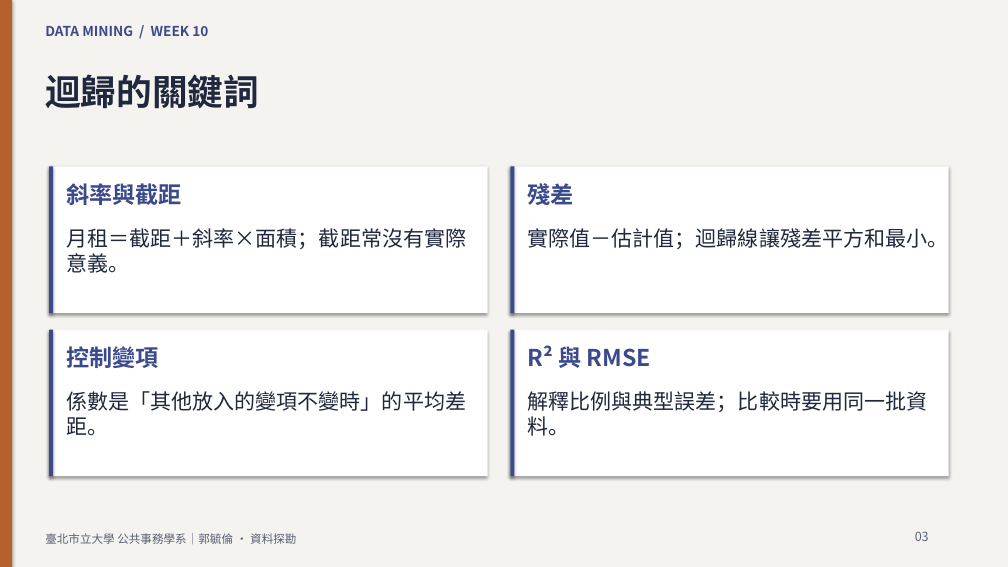
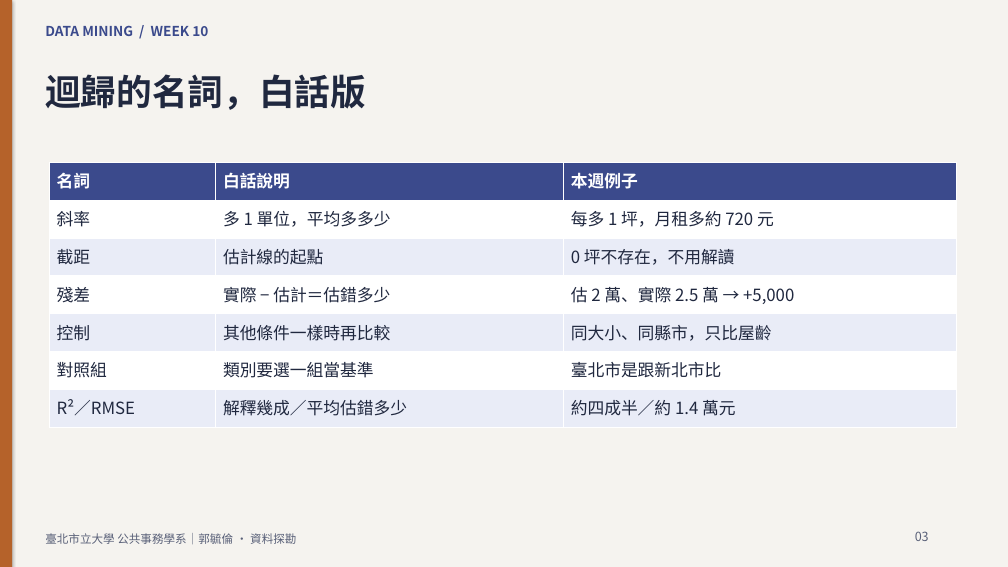
Before and after one commit to knut921/datamining-course, a slide deck: slide 3 of assets/slides/week10.pptx. Drawn at 1008x567 pixels with LibreOffice and Linux fonts; fonts in the diff are those of the drawing. Boxes give left, top, right and bottom in pixels: in the first picture for what was removed or moved away, otherwise in the second. Text is boxed around its words. In the diff, an @@ line names an element or a change of style, - is before the commit and + after.

```diff
--- a/assets/slides/week10.pptx
+++ b/assets/slides/week10.pptx
@@ text at bbox=[45, 74, 366, 110]: text changed @@
-迴歸的關鍵詞
+迴歸的名詞，白話版
@@ rectangle removed at bbox=[49, 166, 488, 313] @@
@@ rectangle removed at bbox=[49, 166, 54, 313] @@
@@ table added at bbox=[49, 163, 957, 427], 7 rows, 3 columns @@
+名詞 | 白話說明 | 本週例子
+斜率 | 多 1 單位，平均多多少 | 每多 1 坪，月租多約 720 元
+截距 | 估計線的起點 | 0 坪不存在，不用解讀
+殘差 | 實際 − 估計＝估錯多少 | 估 2 萬、實際 2.5 萬 → +5,000
+控制 | 其他條件一樣時再比較 | 同大小、同縣市，只比屋齡
+對照組 | 類別要選一組當基準 | 臺北市是跟新北市比
+R²／RMSE | 解釋幾成／平均估錯多少 | 約四成半／約 1.4 萬元
@@ rectangle removed at bbox=[510, 166, 949, 313] @@
@@ rectangle removed at bbox=[510, 166, 515, 313] @@
@@ text removed at bbox=[66, 183, 181, 205] @@
-斜率與截距
@@ text removed at bbox=[528, 183, 574, 205] @@
-殘差
@@ text removed at bbox=[66, 228, 466, 273] @@
-月租＝截距＋斜率×面積；截距常沒有實際意義。
@@ text removed at bbox=[528, 228, 949, 249] @@
-實際值－估計值；迴歸線讓殘差平方和最小。
@@ rectangle removed at bbox=[49, 330, 488, 476] @@
@@ rectangle removed at bbox=[49, 330, 54, 476] @@
@@ text removed at bbox=[66, 346, 158, 368] @@
-控制變項
@@ rectangle removed at bbox=[510, 330, 949, 476] @@
@@ rectangle removed at bbox=[510, 330, 515, 476] @@
@@ text removed at bbox=[528, 345, 651, 368] @@
-R² 與 RMSE
@@ text removed at bbox=[66, 391, 466, 436] @@
-係數是「其他放入的變項不變時」的平均差距。
@@ text removed at bbox=[528, 391, 928, 436] @@
-解釋比例與典型誤差；比較時要用同一批資料。
```
Also in this commit, not shown: 13 other slides changed, 3 slides added, 2 slides removed, 17 other files.
